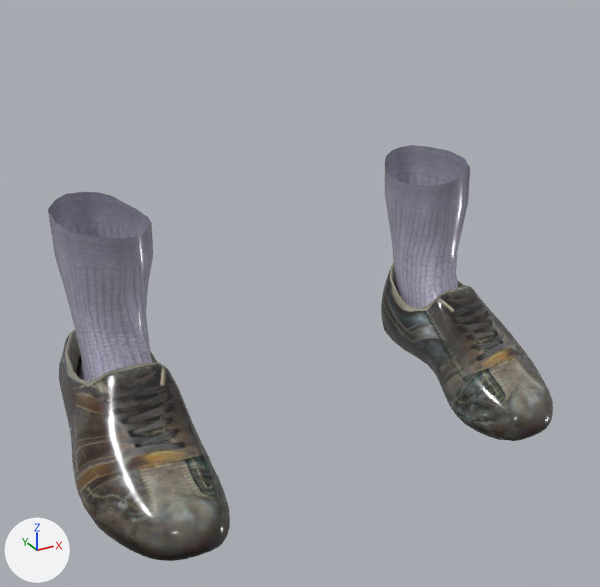
One commit to the glTF model app/assets/humans/female/shoes02.glb: the scene before it, then after it.
Before and after are seen from a 50 mm camera at (-0.333, -0.665, 0.421) aimed at (-0.018, -0.092, 0.135). The axes (+X, +Y, +Z) are drawn at lower left. The lights are the same throughout. The picture after the commit comes second. Vertices at exactly the same position are counted once.

In view in the first picture: 'part_shoes02'.
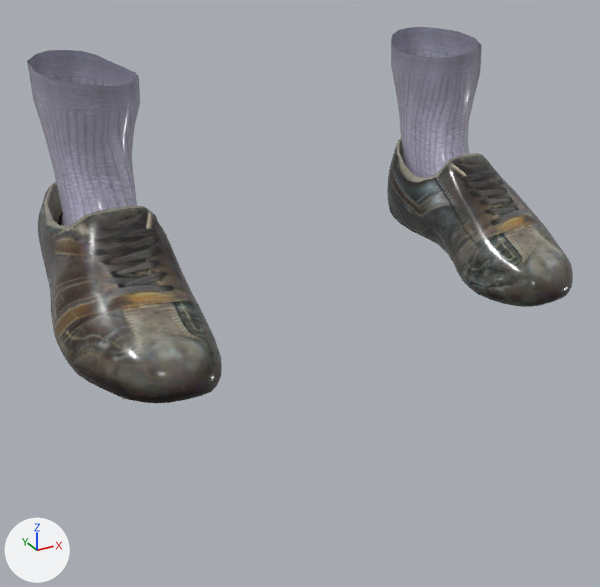
The newer file adds a shape key; the second version is drawn at full value of the shape key 'legs_short' of 'part_shoes02', and the change is written as the vertex moves it makes.

The change, as a list of edits to the scene's bpy script:
```text
Change me_shoes02:
    used by ob_part_shoes02; location = (0.0, 0.0, 0.0)
    remove me_shoes02.from_pydata(...)  # 1594 vertices, 3064 faces; spans x -0.227..0.227, y -0.205..0.027, z -0.011..0.216
    add me_shoes02.from_pydata(...)  # 1594 vertices, 3064 faces; spans x -0.228..0.228, y -0.205..0.027, z 0.123..0.333
    me_shoes02 part 1: the loose piece of 653 vertices spanning x 0.122..0.227, y -0.205..0.027, z -0.011..0.102 is moved by (0.001, 0.0, 0.134)
    me_shoes02 part 2: the loose piece of 653 vertices spanning x -0.227..-0.122, y -0.205..0.027, z -0.011..0.102 is moved by (-0.001, 0.0, 0.134)
    me_shoes02 part 3: 144 of 1594 vertices moved; they spanned x 0.124..0.203, y -0.097..0.027, z 0.03..0.216 and now span x 0.125..0.204, y -0.097..0.027, z 0.164..0.333; mean shift (0.001, 0.0, 0.131); largest move (0.14, -0.088, 0.051) -> (0.141, -0.088, 0.185)
    me_shoes02 part 4: 144 of 1594 vertices moved; they spanned x -0.203..-0.124, y -0.097..0.027, z 0.03..0.216 and now span x -0.204..-0.125, y -0.097..0.027, z 0.164..0.333; mean shift (-0.001, 0.0, 0.131); largest move (-0.14, -0.088, 0.051) -> (-0.141, -0.088, 0.185)
```

Location of each change, [x1, y1, x2, y2] in pixels of the pictures (600 x 587 px; the box of a moved part takes in the faces that stretch with it):
'part_shoes02', reshaped (8% wider, 10% shorter)
    before: [48, 145, 553, 561]
    after: [27, 27, 573, 403]
part 1 of me_shoes02, moved or reshaped
    before: [381, 263, 553, 441]
    after: [387, 138, 573, 307]
part 2 of me_shoes02, moved or reshaped
    before: [59, 329, 230, 561]
    after: [38, 182, 222, 403]
part 3 of me_shoes02, moved or reshaped
    before: [385, 145, 470, 308]
    after: [391, 27, 482, 178]
part 4 of me_shoes02, moved or reshaped
    before: [48, 192, 153, 381]
    after: [27, 50, 140, 226]
